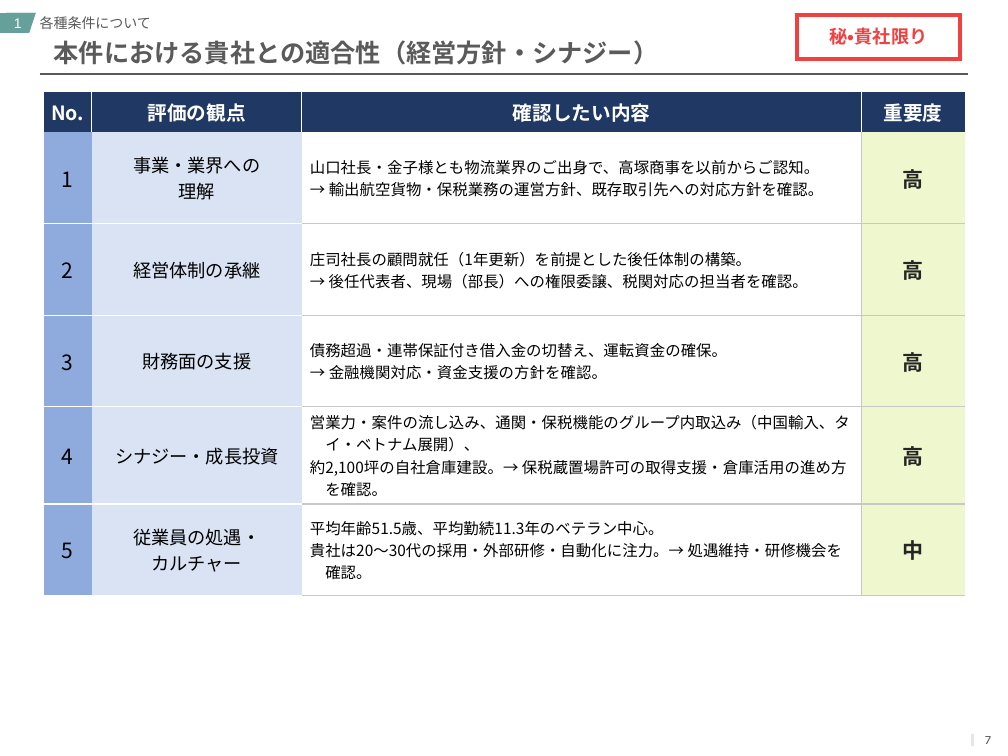
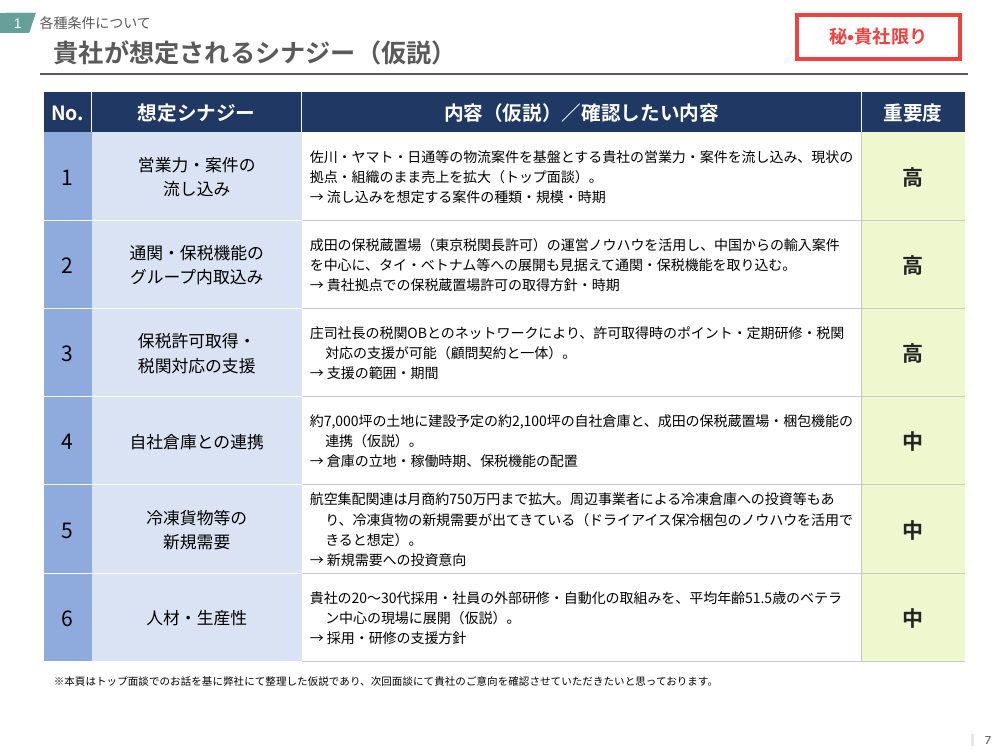
Before and after one commit to keisuketagaito/github-1st, a slide deck: slide 8 of 株式会社高塚商事/高塚商事_今後のスケジュールと論点整理.pptx. Drawn at 1008x756 pixels with LibreOffice and Linux fonts; fonts in the diff are those of the drawing. Boxes give left, top, right and bottom in pixels: in the first picture for what was removed or moved away, otherwise in the second. Text is boxed around its words. In the diff, an @@ line names an element or a change of style, - is before the commit and + after.

```diff
--- a/株式会社高塚商事/高塚商事_今後のスケジュールと論点整理.pptx
+++ b/株式会社高塚商事/高塚商事_今後のスケジュールと論点整理.pptx
@@ title at (x1=54, y1=40, x2=457, y2=65): text changed @@
-本件における貴社との適合性（経営方針・シナジー）
+貴社が想定されるシナジー（仮説）
@@ table removed at (x1=44, y1=93, x2=965, y2=590), 6 rows, 4 columns @@
-No. | 評価の観点 | 確認したい内容 | 重要度
-1 | 事業・業界への / 理解 | 山口社長・金子様とも物流業界のご出身で、高塚商事を以前からご認知。 / → 輸出航空貨物・保税業務の運営方針、既存取引先への対応方針を確認。 | 高
-2 | 経営体制の承継 | 庄司社長の顧問就任（1年更新）を前提とした後任体制の構築。 / → 後任代表者、現場（部長）への権限委譲、税関対応の担当者を確認。 | 高
-3 | 財務面の支援 | 債務超過・連帯保証付き借入金の切替え、運転資金の確保。 / → 金融機関対応・資金支援の方針を確認。 | 高
-4 | シナジー・成長投資 | 営業力・案件の流し込み、通関・保税機能のグループ内取込み（中国輸入、タイ・ベトナム展開）、 / 約2,100坪の自社倉庫建設。→ 保税蔵置場許可の取得支援・倉庫活用の進め方を確認。 | 高
-5 | 従業員の処遇・ / カルチャー | 平均年齢51.5歳、平均勤続11.3年のベテラン中心。 / 貴社は20～30代の採用・外部研修・自動化に注力。→ 処遇維持・研修機会を確認。 | 中
@@ table added at (x1=44, y1=93, x2=965, y2=661), 7 rows, 4 columns @@
+No. | 想定シナジー | 内容（仮説）／確認したい内容 | 重要度
+1 | 営業力・案件の / 流し込み | 佐川・ヤマト・日通等の物流案件を基盤とする貴社の営業力・案件を流し込み、現状の拠点・組織のまま売上を拡大（トップ面談）。 / → 流し込みを想定する案件の種類・規模・時期 | 高
+2 | 通関・保税機能の / グループ内取込み | 成田の保税蔵置場（東京税関長許可）の運営ノウハウを活用し、中国からの輸入案件を中心に、タイ・ベトナム等への展開も見据えて通関・保税機能を取り込む。 / → 貴社拠点での保税蔵置場許可の取得方針・時期 | 高
+3 | 保税許可取得・ / 税関対応の支援 | 庄司社長の税関OBとのネットワークにより、許可取得時のポイント・定期研修・税関対応の支援が可能（顧問契約と一体）。 / → 支援の範囲・期間 | 高
+4 | 自社倉庫との連携 | 約7,000坪の土地に建設予定の約2,100坪の自社倉庫と、成田の保税蔵置場・梱包機能の連携（仮説）。 / → 倉庫の立地・稼働時期、保税機能の配置 | 中
+5 | 冷凍貨物等の / 新規需要 | 航空集配関連は月商約750万円まで拡大。周辺事業者による冷凍倉庫への投資等もあり、冷凍貨物の新規需要が出てきている（ドライアイス保冷梱包のノウハウを活用できると想定）。 / → 新規需要への投資意向 | 中
+6 | 人材・生産性 | 貴社の20～30代採用・社員の外部研修・自動化の取組みを、平均年齢51.5歳のベテラン中心の現場に展開（仮説）。 / → 採用・研修の支援方針 | 中
@@ text added at (x1=54, y1=676, x2=718, y2=686), 7.5 pt, text #000000 @@
+※本頁はトップ面談でのお話を基に弊社にて整理した仮説であり、次回面談にて貴社のご意向を確認させていただきたいと思っております。
```
Also in this commit, not shown: 5 other slides changed, 3 slides added, 1 slide removed, 2 other files.
